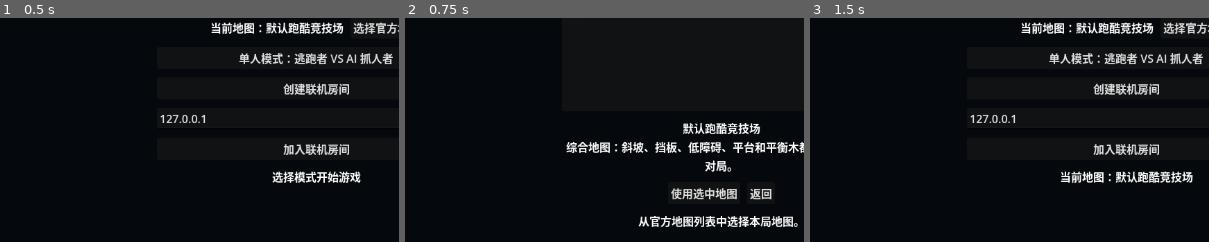
Above: before the commit, frames 1-3 (left to right).
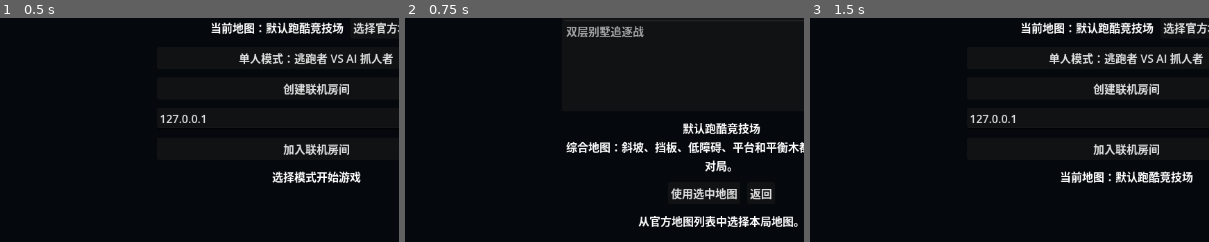
Above: after the commit, the same moments.

Repository: Kevin114514/ParkourTagGodot
Game: Godot game, scene res://scenes/main.tscn
Same seed, same stepped clock (60 frames per second), same inputs: the game is played once before the commit and once after it.
Inputs:
- Up to frame 1 (0.5 s): no input
- Up to frame 2 (0.75 s): click "选择官方地图" at 0.5 s
- Up to frame 3 (1.5 s): click "使用选中地图" at 1.25 s
The pictures show only the part of the screen within x 10-60%, y 44-94%; the shares and areas given below are measured in that part.

Frame 1 is identical in both runs. In frame 2, 0.7% of the frame differs, in the area x 40-60%, y 3-9%; in frame 3, nothing differs.

Commit message:
feat: add two-story villa map

Diff:
--- /dev/null
+++ b/maps/two_story_villa.json
@@ -0,0 +1,79 @@
+{
+  "format_version": 1,
+  "name": "双层别墅追逐战",
+  "runner_spawn": [-21.0, 0.12, 21.0],
+  "tagger_spawn": [21.0, 0.12, -21.0],
+  "objects": [
+    {"type":"box","name":"Ground","position":[0.0,-0.15,0.0],"size":[56.0,0.3,56.0],"color":[0.13,0.17,0.19]},
+    {"type":"box","name":"NorthBoundary","position":[0.0,1.8,-28.0],"size":[56.0,3.6,0.8],"color":[0.07,0.10,0.12]},
+    {"type":"box","name":"SouthBoundary","position":[0.0,1.8,28.0],"size":[56.0,3.6,0.8],"color":[0.07,0.10,0.12]},
+    {"type":"box","name":"WestBoundary","position":[-28.0,1.8,0.0],"size":[0.8,3.6,56.0],"color":[0.07,0.10,0.12]},
+    {"type":"box","name":"EastBoundary","position":[28.0,1.8,0.0],"size":[0.8,3.6,56.0],"color":[0.07,0.10,0.12]},
+
+    {"type":"box","name":"VillaNorthWallWest","position":[-10.0,1.45,-14.0],"size":[10.0,2.9,0.6],"color":[0.31,0.34,0.38]},
+    {"type":"box","name":"VillaNorthWallEast","position":[10.0,1.45,-14.0],"size":[10.0,2.9,0.6],"color":[0.31,0.34,0.38]},
+    {"type":"box","name":"VillaSouthWallWest","position":[-10.0,1.45,14.0],"size":[10.0,2.9,0.6],"color":[0.31,0.34,0.38]},
+    {"type":"box","name":"VillaSouthWallEast","position":[10.0,1.45,14.0],"size":[10.0,2.9,0.6],"color":[0.31,0.34,0.38]},
+    {"type":"box","name":"VillaWestWallNorth","position":[-15.0,1.45,-9.5],"size":[0.6,2.9,9.0],"color":[0.31,0.34,0.38]},
+    {"type":"box","name":"VillaWestWallSouth","position":[-15.0,1.45,9.5],"size":[0.6,2.9,9.0],"color":[0.31,0.34,0.38]},
+    {"type":"box","name":"VillaEastWallNorth","position":[15.0,1.45,-9.5],"size":[0.6,2.9,9.0],"color":[0.31,0.34,0.38]},
+    {"type":"box","name":"VillaEastWallSouth","position":[15.0,1.45,9.5],"size":[0.6,2.9,9.0],"color":[0.31,0.34,0.38]},
+
+    {"type":"box","name":"UpperWestWing","position":[-9.5,3.15,0.0],"size":[11.0,0.5,23.0],"color":[0.25,0.29,0.34]},
+    {"type":"box","name":"UpperEastWing","position":[9.5,3.15,0.0],"size":[11.0,0.5,23.0],"color":[0.25,0.29,0.34]},
+    {"type":"box","name":"UpperNorthBridge","position":[0.0,3.15,-9.5],"size":[8.0,0.5,4.0],"color":[0.28,0.32,0.37]},
+    {"type":"box","name":"UpperSouthBridge","position":[0.0,3.15,9.5],"size":[8.0,0.5,4.0],"color":[0.28,0.32,0.37]},
+
+    {"type":"box","name":"WestTerraceRamp","position":[-19.0,1.55,5.0],"size":[10.0,0.5,5.4],"rotation_degrees":[0.0,0.0,18.0],"color":[0.36,0.40,0.44]},
+    {"type":"box","name":"EastGardenRamp","position":[19.0,1.55,-5.0],"size":[10.0,0.5,5.4],"rotation_degrees":[0.0,0.0,-18.0],"color":[0.36,0.40,0.44]},
+    {"type":"box","name":"AtriumSouthRamp","position":[0.0,1.55,15.0],"size":[5.4,0.5,10.0],"rotation_degrees":[18.0,0.0,0.0],"color":[0.36,0.40,0.44]},
+
+    {"type":"box","name":"WestInnerRail","position":[-4.15,3.85,0.0],"size":[0.35,1.15,12.0],"color":[0.52,0.39,0.24]},
+    {"type":"box","name":"EastInnerRail","position":[4.15,3.85,0.0],"size":[0.35,1.15,12.0],"color":[0.52,0.39,0.24]},
+    {"type":"box","name":"WestOuterRailNorth","position":[-14.7,3.85,-5.0],"size":[0.35,1.15,9.5],"color":[0.52,0.39,0.24]},
+    {"type":"box","name":"WestOuterRailSouth","position":[-14.7,3.85,8.5],"size":[0.35,1.15,6.5],"color":[0.52,0.39,0.24]},
+    {"type":"box","name":"EastOuterRailNorth","position":[14.7,3.85,-8.5],"size":[0.35,1.15,6.5],"color":[0.52,0.39,0.24]},
+    {"type":"box","name":"EastOuterRailSouth","position":[14.7,3.85,5.0],"size":[0.35,1.15,9.5],"color":[0.52,0.39,0.24]},
+    {"type":"box","name":"NorthUpperRailWest","position":[-9.5,3.85,-11.35],"size":[10.5,1.15,0.35],"color":[0.52,0.39,0.24]},
+    {"type":"box","name":"NorthUpperRailEast","position":[9.5,3.85,-11.35],"size":[10.5,1.15,0.35],"color":[0.52,0.39,0.24]},
+    {"type":"box","name":"SouthUpperRailWest","position":[-9.5,3.85,11.35],"size":[10.5,1.15,0.35],"color":[0.52,0.39,0.24]},
+    {"type":"box","name":"SouthUpperRailEast","position":[9.5,3.85,11.35],"size":[10.5,1.15,0.35],"color":[0.52,0.39,0.24]},
+
+    {"type":"cylinder","name":"AtriumPillarNW","position":[-5.6,1.6,-6.2],"radius":0.55,"height":3.2,"color":[0.44,0.46,0.51]},
+    {"type":"cylinder","name":"AtriumPillarNE","position":[5.6,1.6,-6.2],"radius":0.55,"height":3.2,"color":[0.44,0.46,0.51]},
+    {"type":"cylinder","name":"AtriumPillarSW","position":[-5.6,1.6,6.2],"radius":0.55,"height":3.2,"color":[0.44,0.46,0.51]},
+    {"type":"cylinder","name":"AtriumPillarSE","position":[5.6,1.6,6.2],"radius":0.55,"height":3.2,"color":[0.44,0.46,0.51]},
+    {"type":"cylinder","name":"PorchPillarWest","position":[-12.6,2.8,12.2],"radius":0.45,"height":5.6,"color":[0.48,0.50,0.55]},
+    {"type":"cylinder","name":"PorchPillarEast","position":[12.6,2.8,12.2],"radius":0.45,"height":5.6,"color":[0.48,0.50,0.55]},
+    {"type":"cylinder","name":"RearPillarWest","position":[-12.6,2.8,-12.2],"radius":0.45,"height":5.6,"color":[0.48,0.50,0.55]},
+    {"type":"cylinder","name":"RearPillarEast","position":[12.6,2.8,-12.2],"radius":0.45,"height":5.6,"color":[0.48,0.50,0.55]},
+
+    {"type":"box","name":"LivingRoomDivider","position":[-8.0,1.0,-3.5],"size":[0.7,2.0,6.0],"color":[0.47,0.29,0.17]},
+    {"type":"box","name":"KitchenDivider","position":[8.0,1.0,3.5],"size":[0.7,2.0,6.0],"color":[0.47,0.29,0.17]},
+    {"type":"box","name":"LibraryWallWest","position":[-10.5,1.15,7.0],"size":[5.0,2.3,0.8],"color":[0.42,0.25,0.14]},
+    {"type":"box","name":"LibraryWallEast","position":[10.5,1.15,-7.0],"size":[5.0,2.3,0.8],"color":[0.42,0.25,0.14]},
+    {"type":"box","name":"AtriumBenchNorth","position":[0.0,0.55,-4.8],"size":[5.0,1.1,1.2],"color":[0.18,0.44,0.47]},
+    {"type":"box","name":"AtriumBenchSouth","position":[0.0,0.55,4.8],"size":[5.0,1.1,1.2],"color":[0.18,0.44,0.47]},
+
+    {"type":"box","name":"SofaVaultWestA","position":[-11.0,0.55,2.0],"size":[3.2,1.1,1.3],"color":[0.17,0.48,0.46]},
+    {"type":"box","name":"SofaVaultWestB","position":[-11.0,0.55,-10.0],"size":[3.2,1.1,1.3],"color":[0.17,0.48,0.46]},
+    {"type":"box","name":"SofaVaultEastA","position":[11.0,0.55,-2.0],"size":[3.2,1.1,1.3],"color":[0.17,0.48,0.46]},
+    {"type":"box","name":"SofaVaultEastB","position":[11.0,0.55,10.0],"size":[3.2,1.1,1.3],"color":[0.17,0.48,0.46]},
+    {"type":"box","name":"PlanterVaultNW","position":[-20.0,0.55,-12.0],"size":[3.6,1.1,1.4],"color":[0.19,0.40,0.31]},
+    {"type":"box","name":"PlanterVaultNE","position":[20.0,0.55,-12.0],"size":[3.6,1.1,1.4],"color":[0.19,0.40,0.31]},
+    {"type":"box","name":"PlanterVaultSW","position":[-20.0,0.55,12.0],"size":[3.6,1.1,1.4],"color":[0.19,0.40,0.31]},
+    {"type":"box","name":"PlanterVaultSE","position":[20.0,0.55,12.0],"size":[3.6,1.1,1.4],"color":[0.19,0.40,0.31]},
+    {"type":"box","name":"CoffeeTableVault","position":[-2.5,0.5,0.0],"size":[2.6,1.0,1.4],"color":[0.55,0.44,0.24]},
+    {"type":"box","name":"KitchenIslandVault","position":[8.0,0.55,8.0],"size":[3.0,1.1,1.5],"color":[0.55,0.44,0.24]},
+    {"type":"box","name":"TerraceTableVault","position":[-8.0,0.55,-18.0],"size":[3.0,1.1,1.5],"color":[0.18,0.42,0.46]},
+    {"type":"box","name":"GardenTableVault","position":[8.0,0.55,18.0],"size":[3.0,1.1,1.5],"color":[0.18,0.42,0.46]},
+
+    {"type":"box","name":"RoofFrameNorth","position":[0.0,6.0,-12.8],"size":[29.5,0.35,0.45],"color":[0.37,0.24,0.16],"collision":false},
+    {"type":"box","name":"RoofFrameSouth","position":[0.0,6.0,12.8],"size":[29.5,0.35,0.45],"color":[0.37,0.24,0.16],"collision":false},
+    {"type":"box","name":"RoofFrameWest","position":[-14.7,6.0,0.0],"size":[0.45,0.35,25.5],"color":[0.37,0.24,0.16],"collision":false},
+    {"type":"box","name":"RoofFrameEast","position":[14.7,6.0,0.0],"size":[0.45,0.35,25.5],"color":[0.37,0.24,0.16],"collision":false},
+
+    {"type":"box","name":"RunnerPad","position":[-21.0,0.03,21.0],"size":[4.0,0.08,4.0],"color":[0.0,0.32,0.75]},
+    {"type":"box","name":"TaggerPad","position":[21.0,0.03,-21.0],"size":[4.0,0.08,4.0],"color":[0.75,0.05,0.02]}
+  ]
+}
--- a/scripts/game.gd
+++ b/scripts/game.gd
@@ -18,6 +18,11 @@
 		"name": "圆环障碍训练场",
 		"path": "res://maps/ring_training.json",
 		"description": "节奏更快的官方地图：圆柱、球体、环形绕行路线和中场高台更多。"
+	},
+	{
+		"name": "双层别墅追逐战",
+		"path": "res://maps/two_story_villa.json",
+		"description": "开放首层、中庭与二层环廊组成的多路线别墅；三条坡道让追逐能在上下层持续转换。"
 	}
 ]
 
--- a/scripts/tagger.gd
+++ b/scripts/tagger.gd
@@ -23,6 +23,7 @@
 	collision_layer = 4
 	collision_mask = 1
 	floor_max_angle = deg_to_rad(50.0)
+	spawn_position = global_position
 	floor_snap_length = 0.45
 	avoid_sign = 1.0 if randf() > 0.5 else -1.0
 	last_position = global_position
